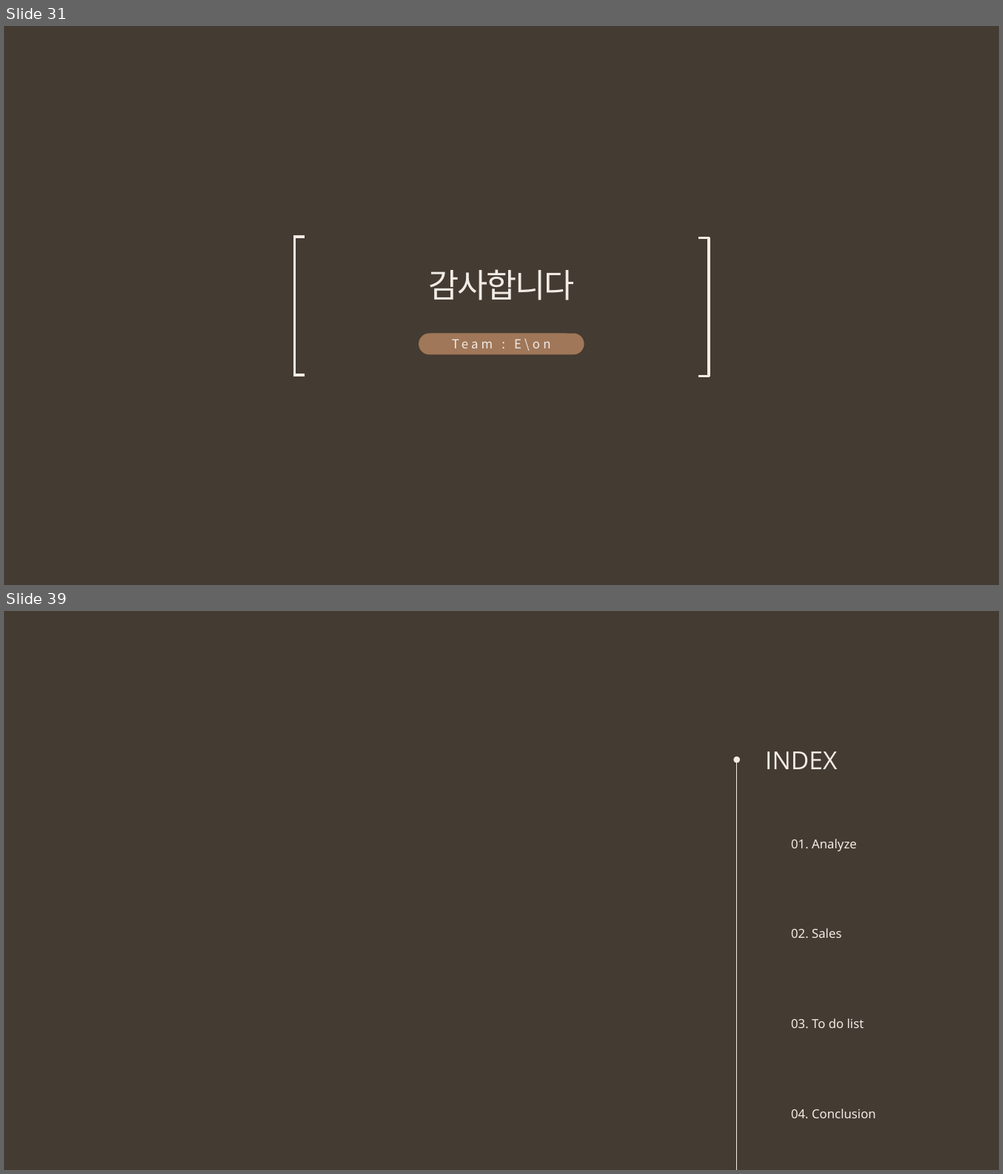
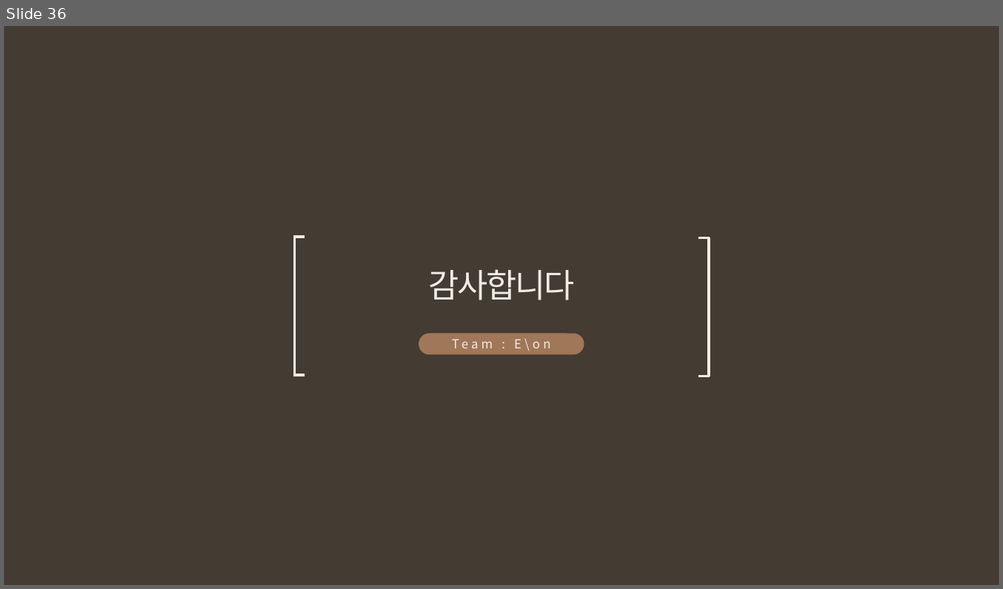
Before and after one commit to snr1229/Content_designing_Presentations, a slide deck: 사업계획서/Week8/EWon_중간고사대체 발표자료.pptx. Shown one above the other, each under a label of ours: slides 31 and 39 before the commit, slide 36 after it; the slides between them are not shown. The pictures are 1003x1174 and 1003x589 pixels, drawn with LibreOffice and Linux fonts; fonts in the diff are those of the drawing. Boxes give left, top, right and bottom in pixels: in the first picture for what was removed or moved away, otherwise in the second. Text is boxed around its words. In the diff, an @@ line names an element or a change of style, - is before the commit and + after.

```diff
--- a/사업계획서/Week8/EWon_중간고사대체 발표자료.pptx
+++ b/사업계획서/Week8/EWon_중간고사대체 발표자료.pptx
@@ slide 39 removed at (4, 611, 999, 1170), background #443B32 @@
@@ ellipse removed at (734, 757, 740, 763) @@
@@ line removed from (737, 760) to (737, 1170) @@
@@ text removed at (765, 752, 836, 769) @@
-INDEX
@@ text removed at (791, 839, 856, 851) @@
-01. Analyze
@@ text removed at (791, 928, 841, 938) @@
-02. Sales
@@ text removed at (791, 1019, 864, 1028) @@
-03. To do list
@@ text removed at (791, 1109, 876, 1119) @@
-04. Conclusion
@@ what was slide 31 is now slide 36 @@
```
Also in this commit, not shown: 16 slides changed, 16 slides added, 19 other slides removed.
